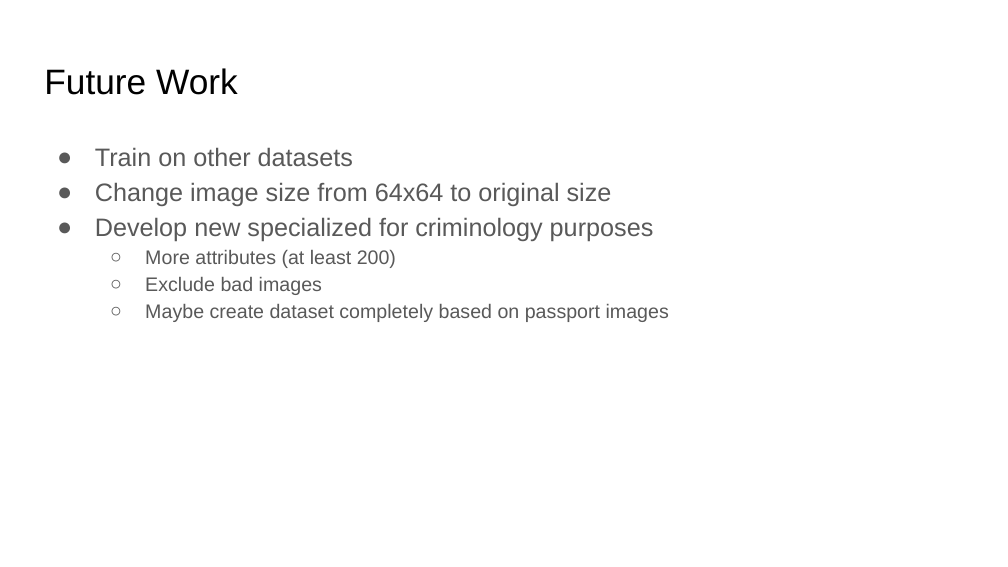
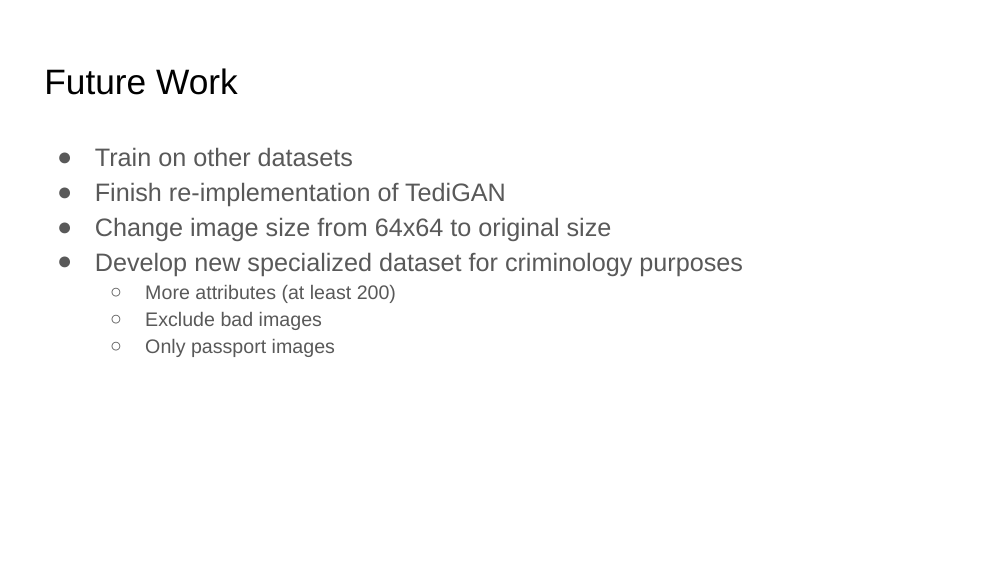
Before and after one commit to maximotus/cv-dl22-text-to-photofit-GAN, a slide deck: slide 10 of report/report.pptx (slide 8 before the commit). Drawn at 1008x567 pixels with LibreOffice and Linux fonts; fonts in the diff are those of the drawing. Boxes give left, top, right and bottom in pixels: in the first picture for what was removed or moved away, otherwise in the second. Text is boxed around its words. In the diff, an @@ line names an element or a change of style, - is before the commit and + after.

Commit message:
finished presentation (excluded passport of daniel for privacy reasons)

```diff
--- a/report/report.pptx
+++ b/report/report.pptx
@@ text at box(95, 182, 506, 206): paragraph added @@
+● Finish re-implementation of TediGAN
@@ text at box(95, 252, 743, 276): text changed @@
-● Develop new specialized for criminology purposes
+● Develop new specialized dataset for criminology purposes
@@ text at box(145, 339, 335, 357): text changed @@
-  ○ Maybe create dataset completely based on passport images
+  ○ Only passport images
```
Also in this commit, not shown: 3 other slides changed, 4 slides added, 1 slide removed.
